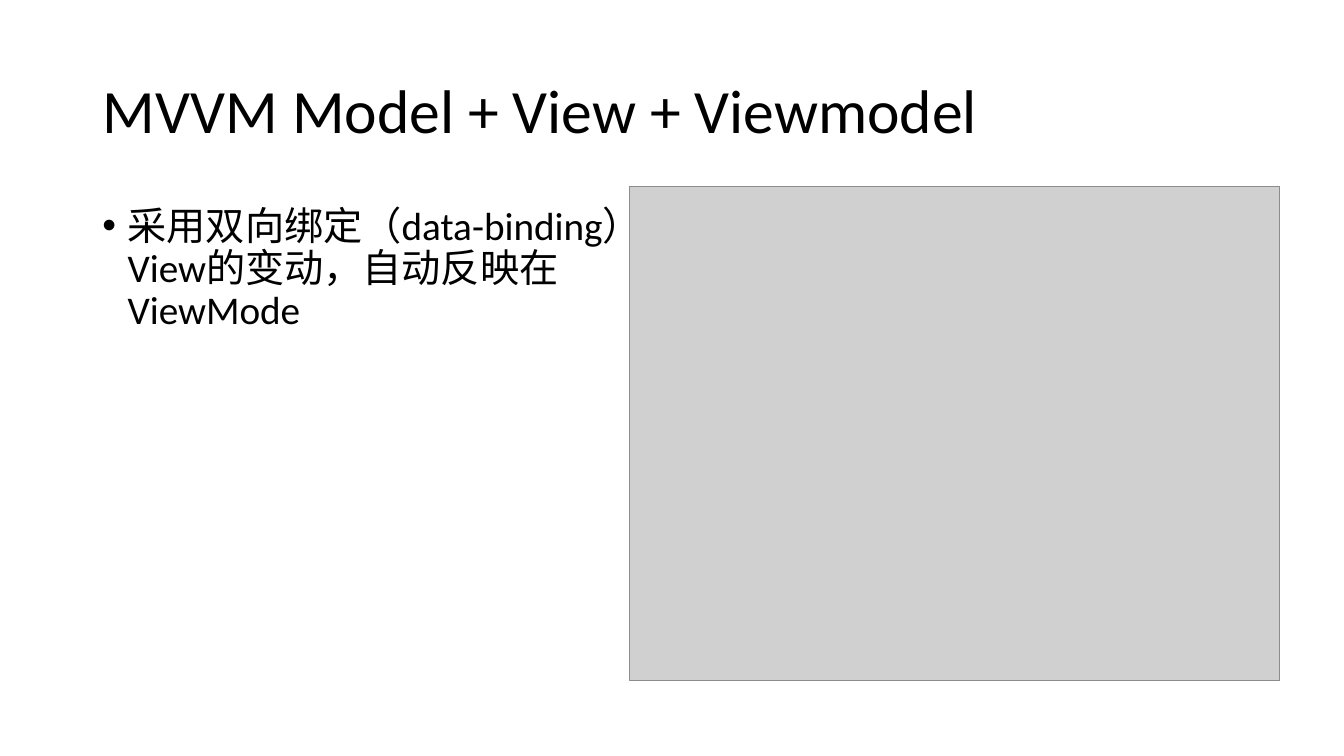
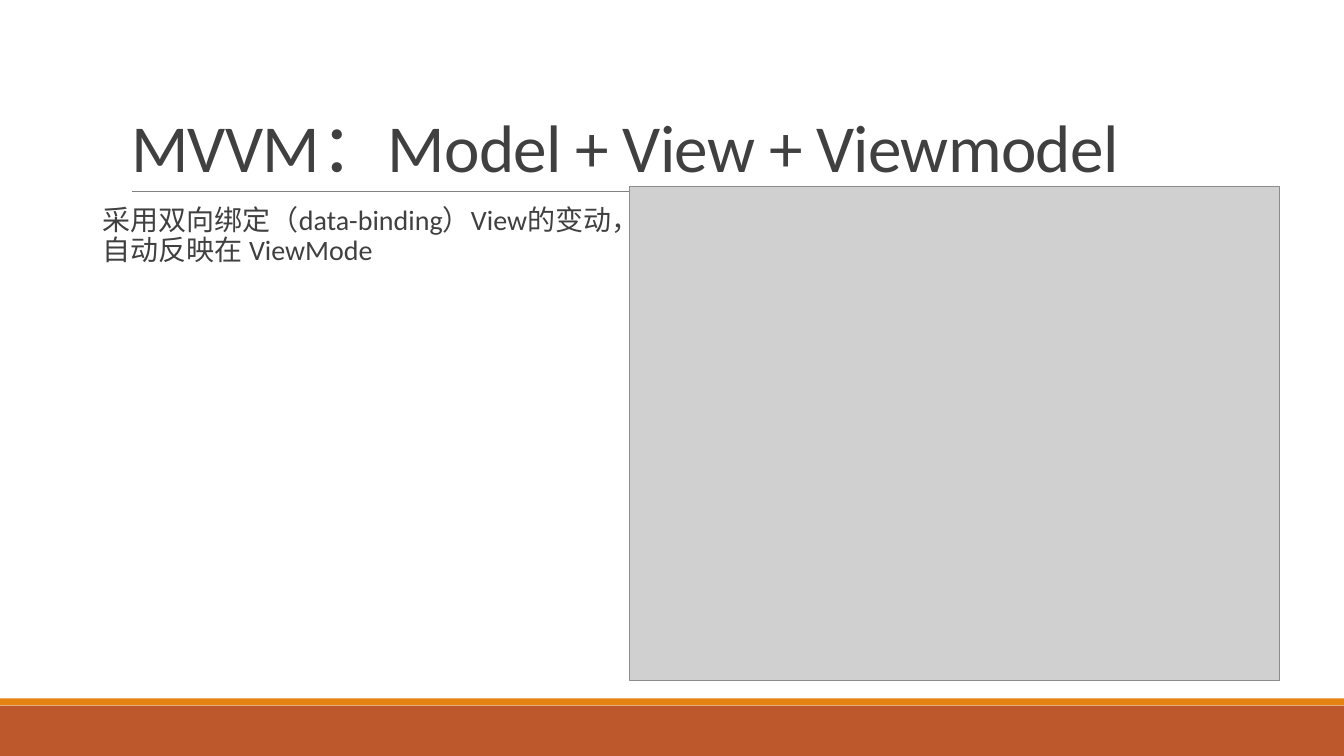
Before and after one commit to airuitian/MicroService, a slide deck: slide 22 of springboot/SpringBoot-1.pptx (slide 18 before the commit). Drawn at 1344x756 pixels with LibreOffice and Linux fonts; fonts in the diff are those of the drawing; grey boxes stand for pictures. Boxes give left, top, right and bottom in pixels: in the first picture for what was removed or moved away, otherwise in the second. Text is boxed around its words. In the diff, an @@ line names an element or a change of style, - is before the commit and + after.

```diff
--- a/springboot/SpringBoot-1.pptx
+++ b/springboot/SpringBoot-1.pptx
@@ title "MVVM：Model + View + Viewmodel" at <box>131,125,1118,189</box>: vertical alignment middle to bottom @@
@@ title at <box>131,125,1118,189</box>: text changed; size 44 to 48 pt; text colour #000000 to #404040 @@
-MVVM Model + View + Viewmodel
+MVVM：Model + View + Viewmodel
@@ text "采用双向绑定（data-binding）View的变动，自动反映在 ViewMode" at <box>102,202,639,263</box>: size 28 to 20 pt, text colour #000000 to #404040; bullet • to  ; more space between paragraphs @@
@@ line added from (132, 192) to (1231, 192), #808080 0.5 pt @@
@@ rectangle added at <box>0,706,1344,756</box>, fill #BD582C @@
@@ rectangle added at <box>0,699,1344,706</box>, fill #E48312 @@
```
Also in this commit, not shown: 26 other slides changed, 15 slides added, 42 other files.
